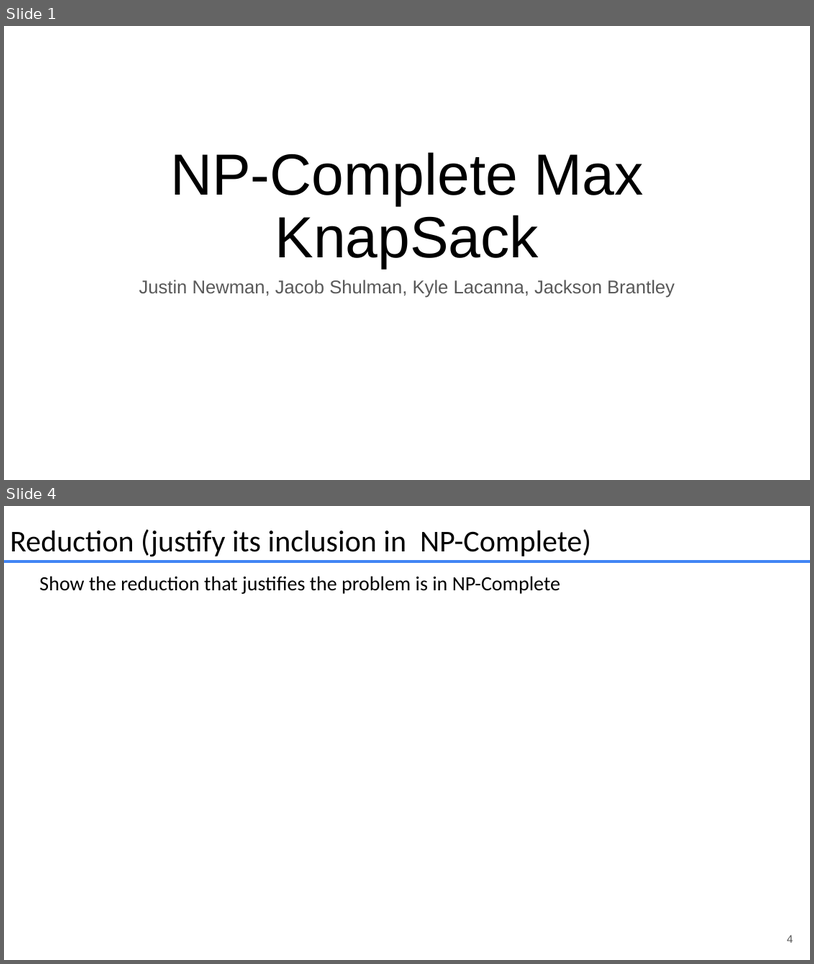
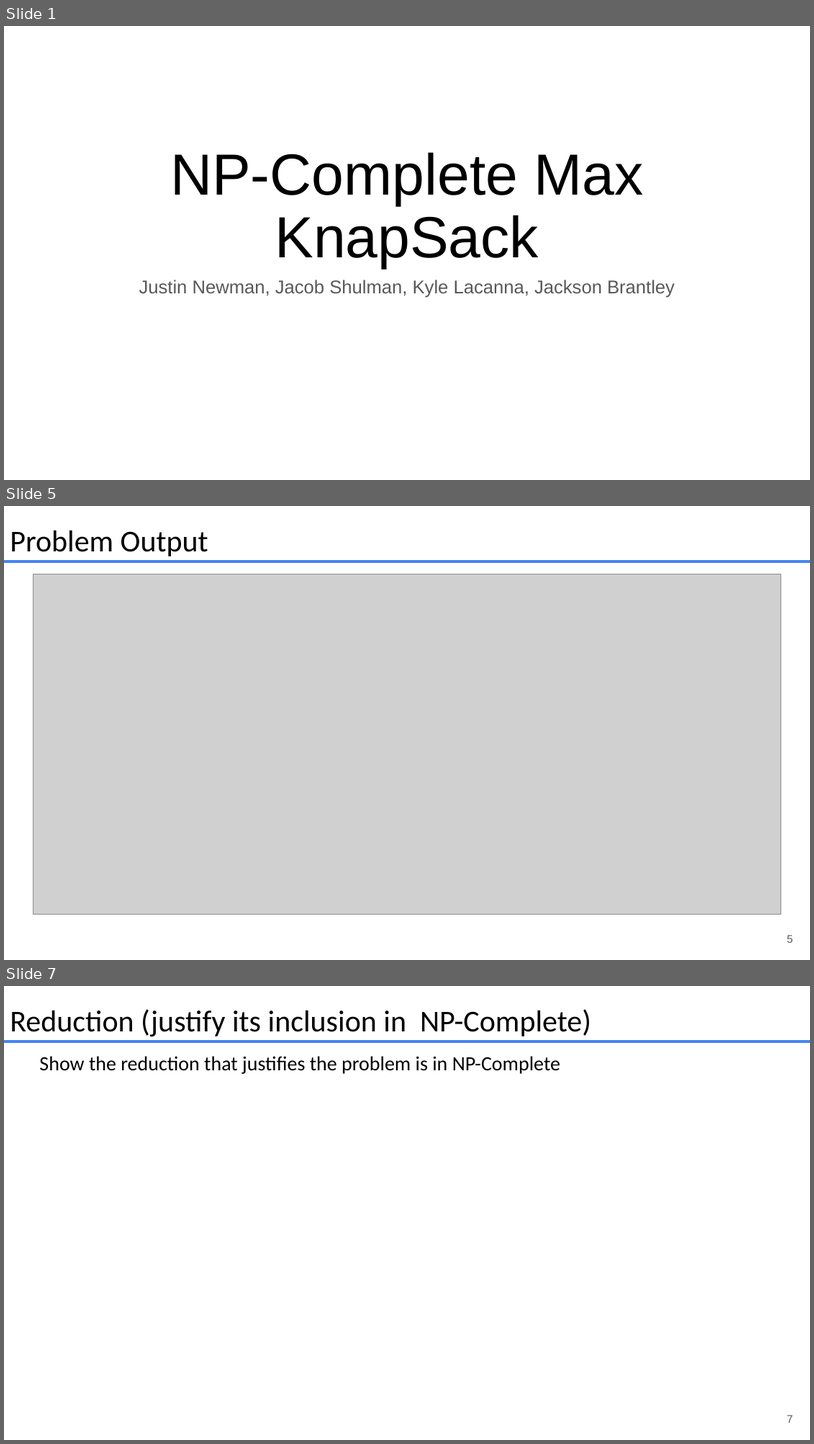
Before and after one commit to JustinMatthewNewman/cs412_FinalProject, a slide deck: presentations/problem_presentation.pptx. Shown one above the other, each under a label of ours: slides 1 and 4 before the commit, slides 1, 5 and 7 after it; the slides between them are not shown. The pictures are 814x964 and 814x1444 pixels, drawn with LibreOffice and Linux fonts; fonts in the diff are those of the drawing; grey boxes stand for pictures. Boxes give left, top, right and bottom in pixels: in the first picture for what was removed or moved away, otherwise in the second. Text is boxed around its words. In the diff, an @@ line names an element or a change of style, - is before the commit and + after.

```diff
--- a/presentations/problem_presentation.pptx
+++ b/presentations/problem_presentation.pptx
@@ slide 5 added at <box>4,506,810,960</box>, background #FFFFFF @@
@@ text added at <box>10,530,208,556</box>, 36 pt, text #000000 @@
+Problem Output
@@ line added from (4, 561) to (810, 561), #4285F4 3.75 pt @@
@@ picture added at <box>33,574,782,914</box> @@
@@ page number added at <box>787,934,793,942</box>, 13 pt, text #595959 @@
+5
@@ what was slide 4 is now slide 7 @@
@@ page number at <box>787,1414,793,1422</box>: text changed @@
-4
+7
```
Also in this commit, not shown: 4 slides changed, 3 other slides added, 1 slide removed.
